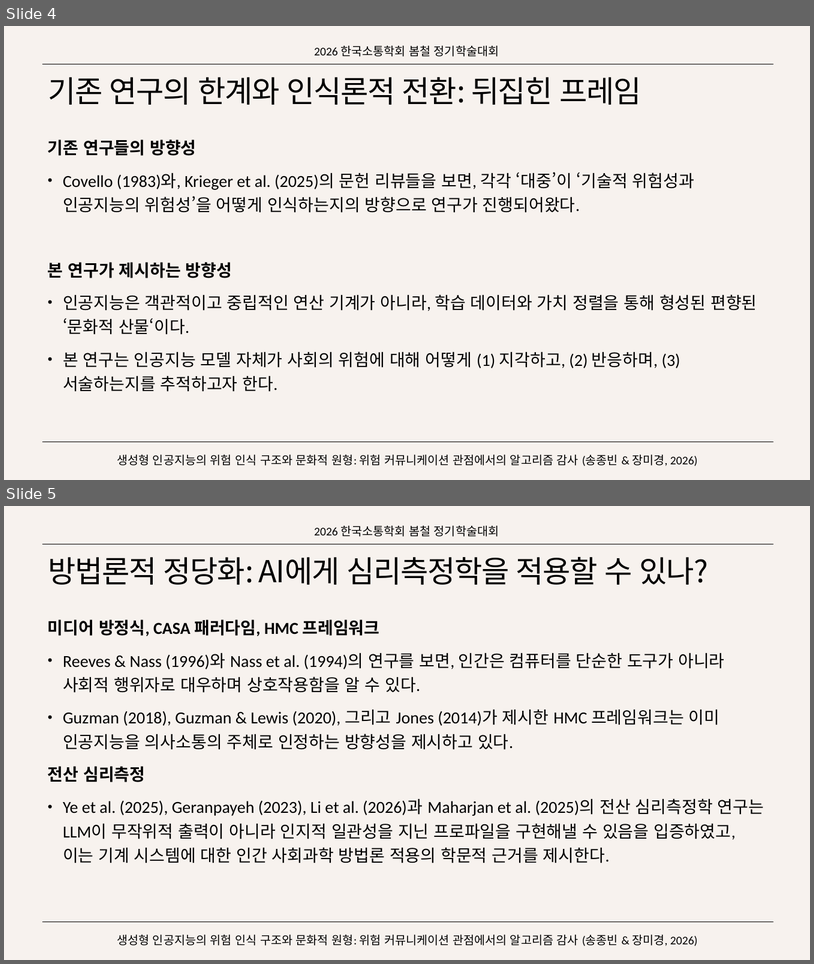
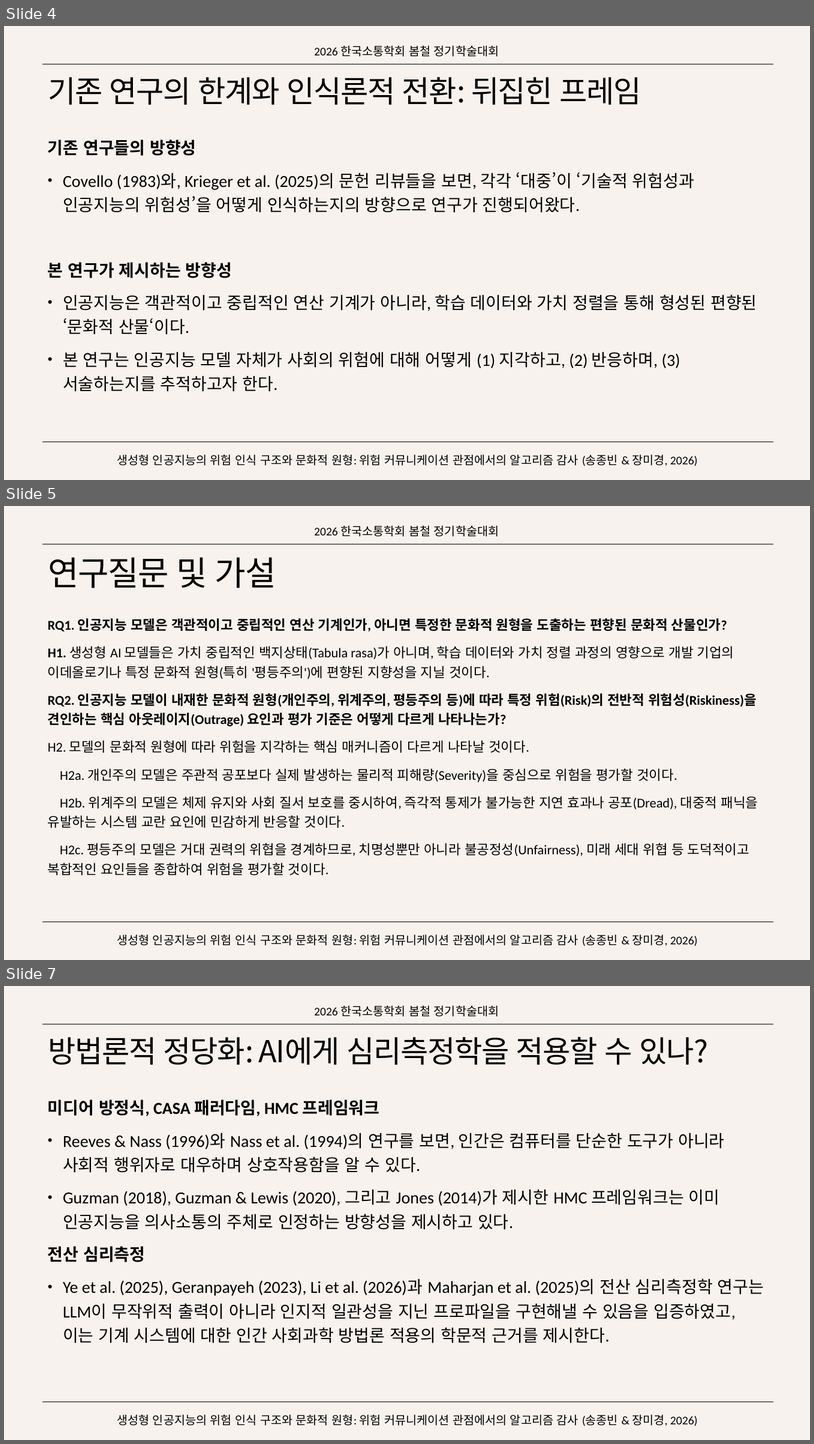
Before and after one commit to SongJongbeen/26-1, a slide deck: 연구/소통학회/생성형 인공지능의 위험 인식 구조와 문화적 원형.pptx. Shown one above the other, each under a label of ours: slides 4 and 5 before the commit, slides 4, 5 and 7 after it; the slides between them are not shown. The pictures are 814x964 and 814x1444 pixels, drawn with LibreOffice and Linux fonts; fonts in the diff are those of the drawing. Boxes give left, top, right and bottom in pixels: in the first picture for what was removed or moved away, otherwise in the second. Text is boxed around its words. In the diff, an @@ line names an element or a change of style, - is before the commit and + after.

```diff
--- a/연구/소통학회/생성형 인공지능의 위험 인식 구조와 문화적 원형.pptx
+++ b/연구/소통학회/생성형 인공지능의 위험 인식 구조와 문화적 원형.pptx
@@ slide 5 added at box(4, 506, 810, 960), background #F7F2EE; not listed: 2 template elements that a slide beside it also shows @@
@@ text added at box(314, 525, 499, 537), 14 pt, text #000000 @@
+2026 한국소통학회 봄철 정기학술대회
@@ title added at box(48, 557, 276, 588), 40 pt, text #000000 @@
+연구질문 및 가설
@@ text added at box(48, 618, 759, 875), 16 pt, text #000000 @@
+RQ1. 인공지능 모델은 객관적이고 중립적인 연산 기계인가, 아니면 특정한 문화적 원형을 도출하는 편향된 문화적 산물인가?
+H1. 생성형 AI 모델들은 가치 중립적인 백지상태(Tabula rasa)가 아니며, 학습 데이터와 가치 정렬 과정의 영향으로 개발 기업의 이데올로기나 특정 문화적 원형(특히 '평등주의')에 편향된 지향성을 지닐 것이다.
+RQ2. 인공지능 모델이 내재한 문화적 원형(개인주의, 위계주의, 평등주의 등)에 따라 특정 위험(Risk)의 전반적 위험성(Riskiness)을 견인하는 핵심 아웃레이지(Outrage) 요인과 평가 기준은 어떻게 다르게 나타나는가?
+H2. 모델의 문화적 원형에 따라 위험을 지각하는 핵심 매커니즘이 다르게 나타날 것이다.
+H2a. 개인주의 모델은 주관적 공포보다 실제 발생하는 물리적 피해량(Severity)을 중심으로 위험을 평가할 것이다.
+H2b. 위계주의 모델은 체제 유지와 사회 질서 보호를 중시하여, 즉각적 통제가 불가능한 지연 효과나 공포(Dread), 대중적 패닉을 유발하는 시스템 교란 요인에 민감하게 반응할 것이다.
+H2c. 평등주의 모델은 거대 권력의 위협을 경계하므로, 치명성뿐만 아니라 불공정성(Unfairness), 미래 세대 위협 등 도덕적이고 복합적인 요인들을 종합하여 위험을 평가할 것이다.
@@ text added at box(117, 934, 698, 946), 14 pt, text #000000 @@
+생성형 인공지능의 위험 인식 구조와 문화적 원형: 위험 커뮤니케이션 관점에서의 알고리즘 감사 (송종빈 & 장미경, 2026)
@@ what was slide 5 is now slide 7 @@
```
Also in this commit, not shown: 2 slides changed, 5 other slides added, 20 other files.
